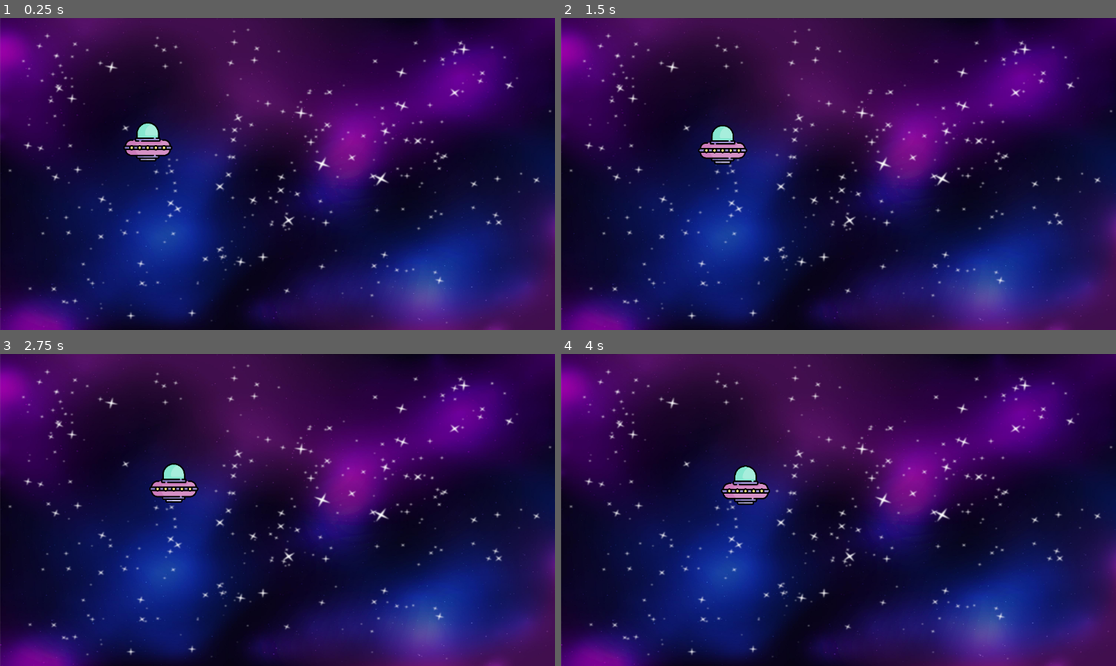
Above: before the commit, frames 1-4 (two rows, left to right).
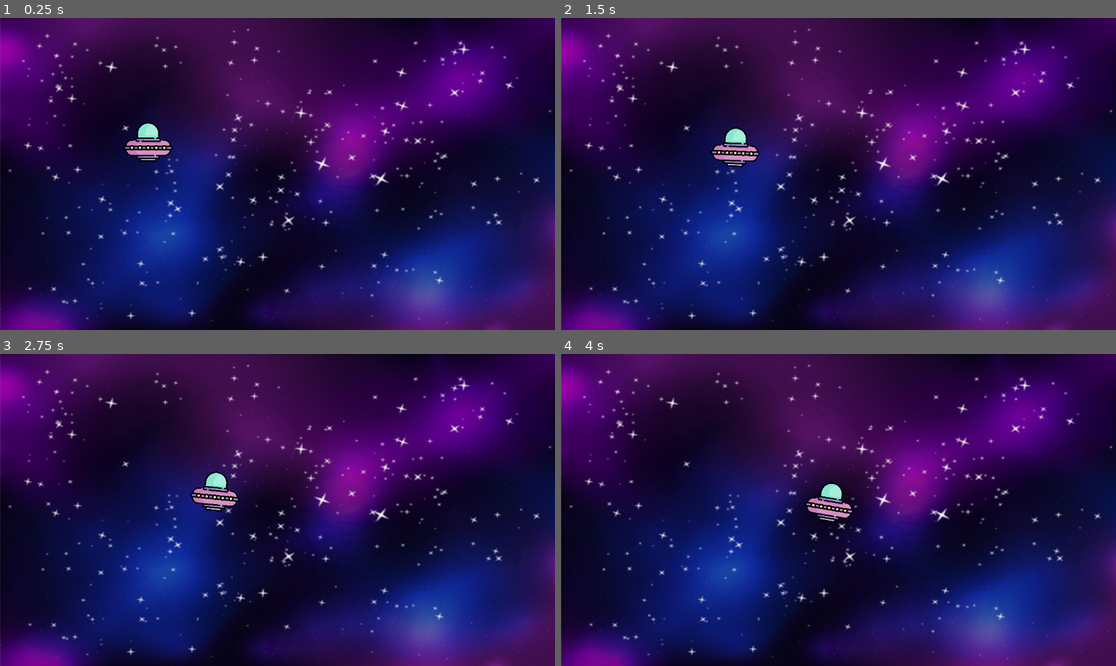
Above: after the commit, the same moments.

Repository: ben-miles/gamedevspeedysaucer
Game: Godot game, scene res://level_1.tscn
Same seed, same stepped clock (60 frames per second), same inputs: the game is played once before the commit and once after it.
Inputs:
- Up to frame 1 (0.25 s): no input
- Up to frame 2 (1.5 s): no input
- Up to frame 3 (2.75 s): no input
- Up to frame 4 (4 s): no input

The runs differ from the first frame. In frame 1, 0.1% of the frame differs, in the area x 22-32%, y 33-47%; in frame 2, 0.9%; in frame 3, 1.4%, in the area x 26-44%, y 34-51%; in frame 4, 1.4%.

Commit message:
_process() VS _physics_process()

Diff:
--- a/player.gd
+++ b/player.gd
@@ -3,3 +3,11 @@
 # Called when the node enters the scene tree for the first time.
 func _ready():
 	apply_impulse(Vector2(25,5))
+
+# Runs every frame (effected by framerate)
+func _process(delta):
+	pass
+
+# Runs every time there is a phsyics calculation -- not effected by framerate
+func _physics_process(delta):
+	apply_force(Vector2(25,5))
